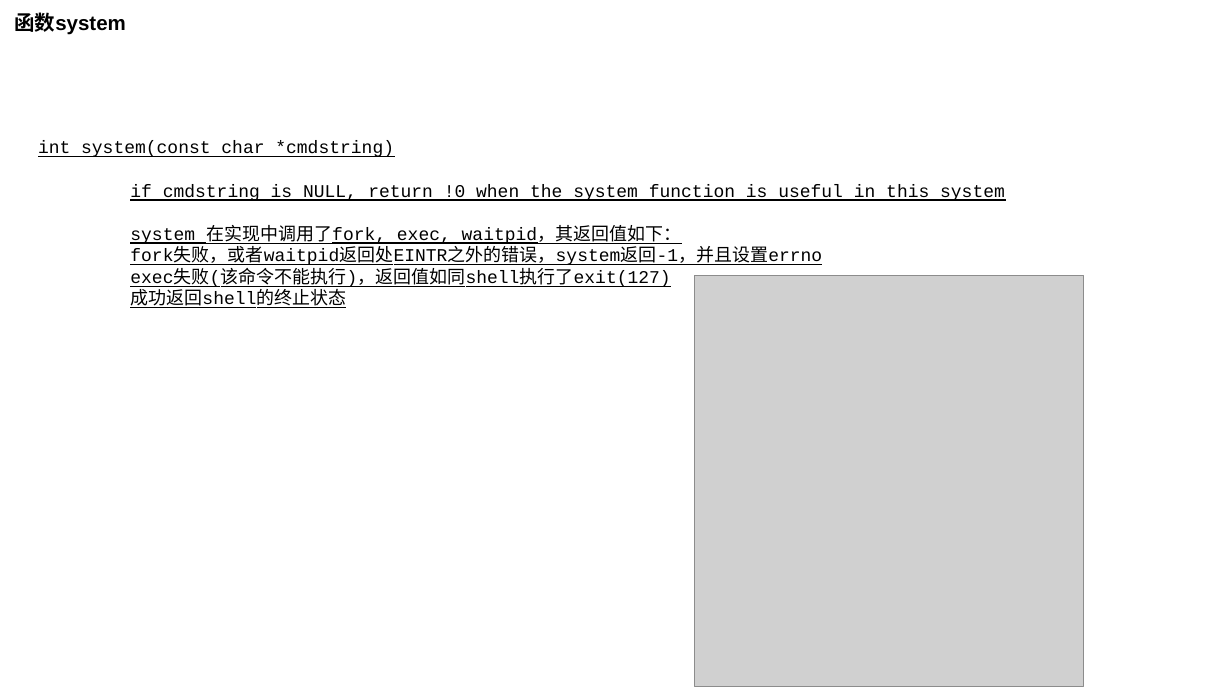
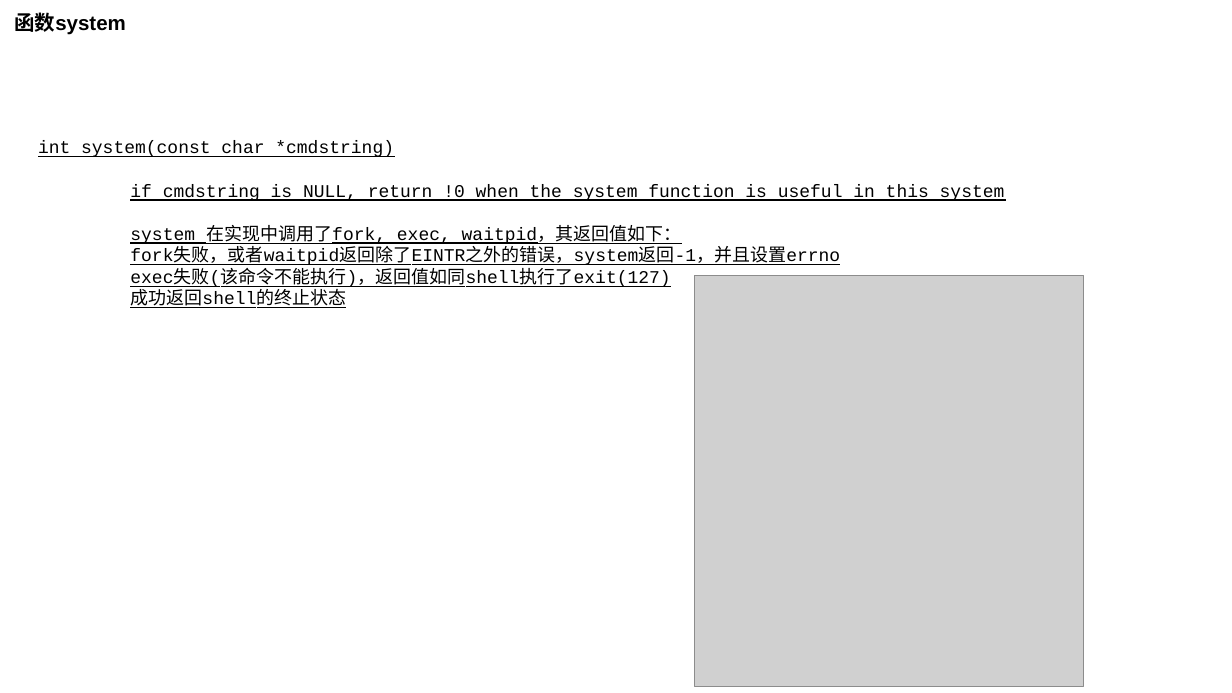
Before and after one commit to zhaosonggo/APUE, a slide deck: slide 25 of 进程控制.pptx. Drawn at 1232x693 pixels with LibreOffice and Linux fonts; fonts in the diff are those of the drawing; grey boxes stand for pictures. Boxes give left, top, right and bottom in pixels: in the first picture for what was removed or moved away, otherwise in the second. Text is boxed around its words. In the diff, an @@ line names an element or a change of style, - is before the commit and + after.

```diff
--- a/进程控制.pptx
+++ b/进程控制.pptx
@@ text at [130,249,840,265]: text changed @@
-fork失败，或者waitpid返回处EINTR之外的错误，system返回-1，并且设置errno
+fork失败，或者waitpid返回除了EINTR之外的错误，system返回-1，并且设置errno
```
Also in this commit, not shown: 1 other file.
